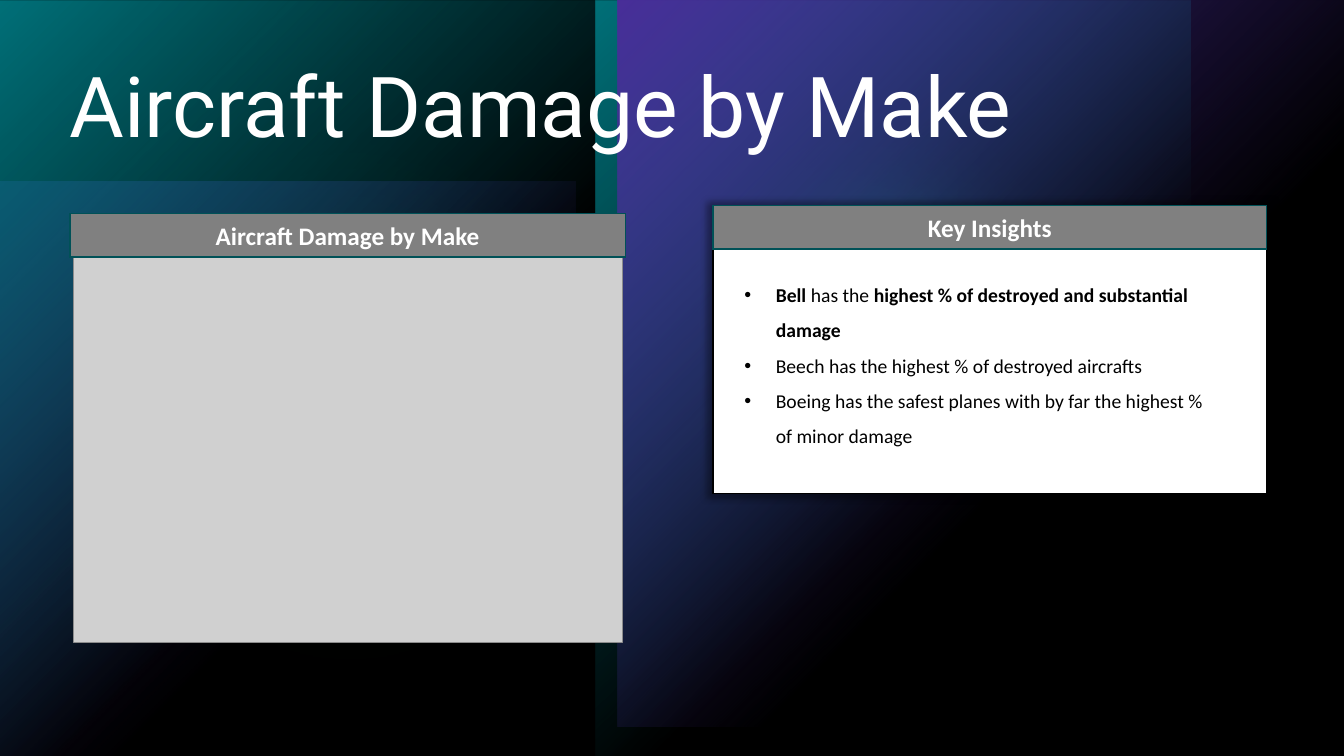
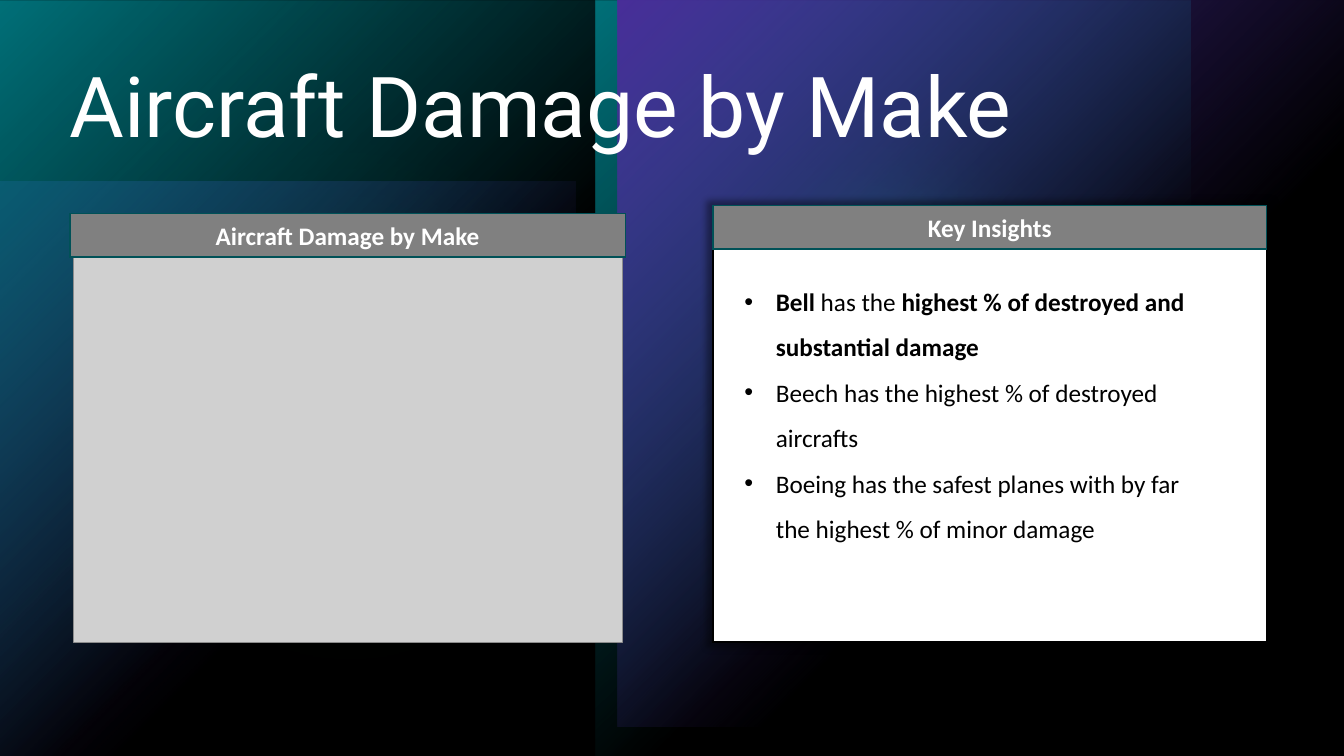
Before and after one commit to alecs1523/Aviation_Data_Analysis, a slide deck: slide 7 of phase_1_aviation_analysis.pptx. Drawn at 1344x756 pixels with LibreOffice and Linux fonts; fonts in the diff are those of the drawing; grey boxes stand for pictures. Boxes give left, top, right and bottom in pixels: in the first picture for what was removed or moved away, otherwise in the second. Text is boxed around its words. In the diff, an @@ line names an element or a change of style, - is before the commit and + after.

```diff
--- a/phase_1_aviation_analysis.pptx
+++ b/phase_1_aviation_analysis.pptx
@@ rectangle resized from (x1=713, y1=206, x2=1266, y2=494) to (x1=713, y1=206, x2=1266, y2=642) @@
@@ text "Bell has the highest % ..." at (x1=776, y1=293, x2=1184, y2=543): size 14 to 18 pt @@
```
Also in this commit, not shown: 6 other slides changed, 2 slides added, 2 other files.
